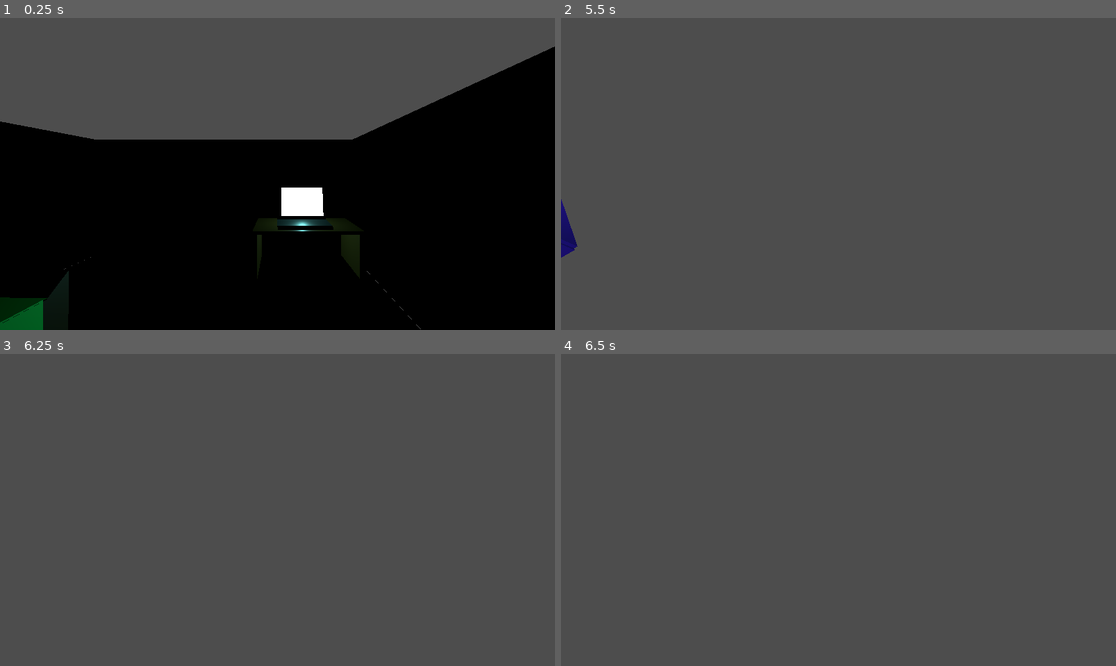
Above: before the commit, frames 1-4 (two rows, left to right).
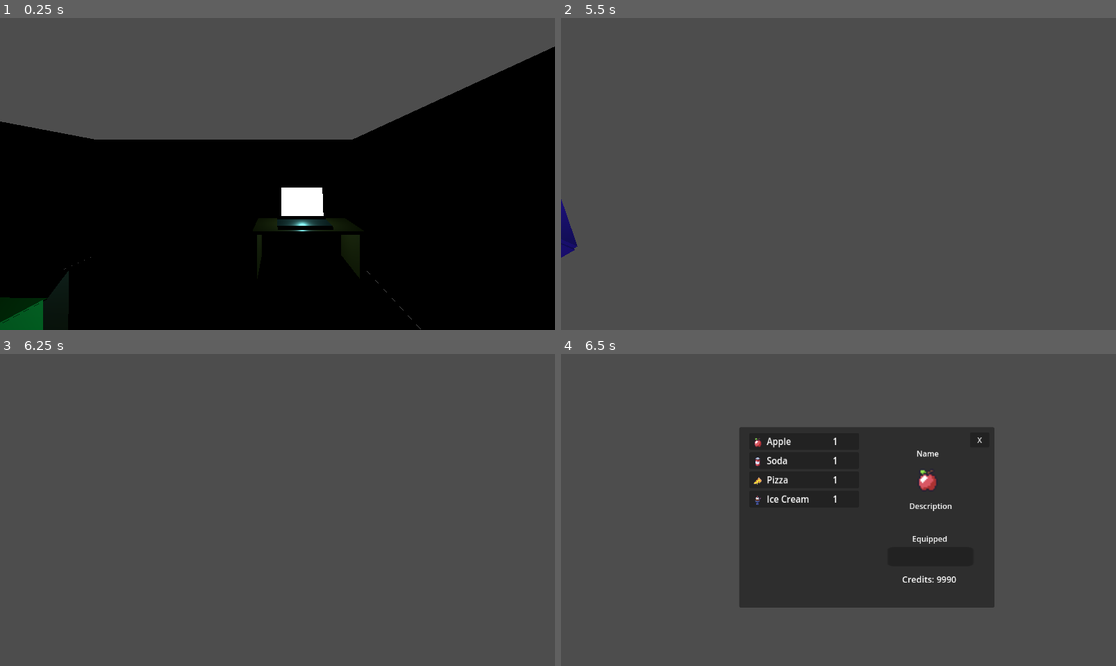
Above: after the commit, the same moments.

Repository: nsccs/bachelors-workshop-fall-2024
Game: Godot game, scene res://scenes/sewer_bedroom.tscn
Two runs of this game, one before a commit and one after it. Both use one fixed random seed, a clock stepped at 60 frames per second and the inputs below. This scene is started directly instead of the project's main scene.
Inputs (mouse positions are in pixels of both pictures, inside the frame that each line leads up to):
- Up to frame 1 (0.25 s): no input
- Up to frame 2 (5.5 s): tap Enter at 0.5, 5 s; move the mouse to (866, 174) at 0.52 s; press the mouse at (866, 174) at 0.53 s; hold W (move_forward) 0.53-2 s; tap Space (jump) at 0.77, 1.52, 4.25, 5.27 s; move the mouse to (810, 174) at 1.27 s; release the mouse at (810, 174) at 1.28 s; tap E (interact) at 1.35 s; click (810, 174) at 1.55 s; click "Buy" at 2 s; click ">" at 2.75 s; click "<" at 3.5 s; move the mouse to (894, 105) at 4.27 s; hold D (move_right) 4.28-5.03 s; hold Shift (sprint) 4.28-5.03 s; click (894, 105) at 4.55 s; move the mouse to (810, 236) at 5.02 s; hold W (move_forward) from 5.03 s (still down); click (810, 236) at 5.1 s
- Up to frame 3 (6.25 s): move the mouse to (444, 556) at 5.77 s; release W (move_forward) at 5.78 s; press the mouse at (444, 556) at 5.78 s; hold A (move_left) from 5.78 s (still down); tap Space (jump) at 6.02 s
- Up to frame 4 (6.5 s): keep holding A (move_left); tap I (inventory, bound only after the commit) at 6.4 s

Frames 1-3 are identical in both runs. In frame 4, 26% of the frame differs, in the area x 32-79%, y 23-82%.

Commit message:
Not fully functional yet but on the way there. I need to be finished with the project, so anyone feel free to take over!

Diff:
--- /dev/null
+++ b/bachelors-workshop-game/equipped_slot.gd
@@ -0,0 +1,11 @@
+extends Button
+
+
+# Called when the node enters the scene tree for the first time.
+func _ready() -> void:
+	pass # Replace with function body.
+
+
+# Called every frame. 'delta' is the elapsed time since the previous frame.
+func _process(delta: float) -> void:
+	pass
--- a/bachelors-workshop-game/project.godot
+++ b/bachelors-workshop-game/project.godot
@@ -70,3 +70,13 @@
 "events": [Object(InputEventMouseButton,"resource_local_to_scene":false,"resource_name":"","device":-1,"window_id":0,"a …(258 unchanged characters)…
 ]
 }
+inventory={
+"deadzone": 0.5,
+"events": [Object(InputEventKey,"resource_local_to_scene":false,"resource_name":"","device":-1,"window_id":0,"alt_pressed":false,"shift_pressed":false,"ctrl_pressed":false,"meta_pressed":false,"pressed":false,"keycode":0,"physical_keycode":73,"key_label":0,"unicode":105,"location":0,"echo":false,"script":null)
+]
+}
+left_click={
+"deadzone": 0.5,
+"events": [Object(InputEventMouseButton,"resource_local_to_scene":false,"resource_name":"","device":-1,"window_id":0,"alt_pressed":false,"shift_pressed":false,"ctrl_pressed":false,"meta_pressed":false,"button_mask":1,"position":Vector2(163, 10),"global_position":Vector2(172, 56),"factor":1.0,"button_index":1,"canceled":false,"pressed":true,"double_click":false,"script":null)
+]
+}
--- /dev/null
+++ b/bachelors-workshop-game/scenes/equipped_items.gd
@@ -0,0 +1,11 @@
+extends VBoxContainer
+
+
+# Called when the node enters the scene tree for the first time.
+func _ready() -> void:
+	pass # Replace with function body.
+
+
+# Called every frame. 'delta' is the elapsed time since the previous frame.
+func _process(delta: float) -> void:
+	pass
--- /dev/null
+++ b/bachelors-workshop-game/scenes/inventory.gd
@@ -0,0 +1,23 @@
+extends CanvasLayer
+
+
+# Called when the node enters the scene tree for the first time.
+func _ready() -> void:
+	pass
+
+
+
+# Called every frame. 'delta' is the elapsed time since the previous frame.
+func _process(delta: float) -> void:
+	pass
+
+
+func _on_exit_button_pressed() -> void:
+	$".".visible = false;
+	Input.set_mouse_mode(Input.MOUSE_MODE_HIDDEN)
+
+
+func _input(event):
+	if event.is_action_pressed("inventory"):
+		$".".visible = true;
+		Input.set_mouse_mode(Input.MOUSE_MODE_VISIBLE)
--- /dev/null
+++ b/bachelors-workshop-game/scenes/inventory.tscn
@@ -0,0 +1,93 @@
+[gd_scene load_steps=5 format=3 uid="uid://d0db30xd0noii"]
+
+[ext_resource type="Script" path="res://scenes/inventory.gd" id="1_r4jjy"]
+[ext_resource type="Script" path="res://scenes/gold.gd" id="2_02yh1"]
+[ext_resource type="Script" path="res://scenes/inventory_container.gd" id="2_bqocg"]
+[ext_resource type="Texture2D" uid="uid://csjo0xfxc0wx3" path="res://assets/sewer_bedroom/food/apple.png" id="3_paf0y"]
+
+[node name="Inventory" type="CanvasLayer"]
+script = ExtResource("1_r4jjy")
+
+[node name="Panel" type="Panel" parent="."]
+anchors_preset = 8
+anchor_left = 0.5
+anchor_top = 0.5
+anchor_right = 0.5
+anchor_bottom = 0.5
+offset_left = -206.0
+offset_top = -172.0
+offset_right = 206.0
+offset_bottom = 172.0
+grow_horizontal = 2
+grow_vertical = 2
+scale = Vector2(1.2859, 1.08953)
+size_flags_horizontal = 4
+size_flags_vertical = 4
+
+[node name="Main_Inventory" type="ScrollContainer" parent="Panel"]
+layout_mode = 0
+offset_left = 16.0
+offset_top = 11.0
+offset_right = 230.0
+offset_bottom = 285.0
+scale = Vector2(0.887395, 1.14603)
+
+[node name="InventoryContainer" type="VBoxContainer" parent="Panel/Main_Inventory"]
+custom_minimum_size = Vector2(200, 250)
+layout_mode = 2
+script = ExtResource("2_bqocg")
+
+[node name="Name_Label" type="Label" parent="."]
+offset_left = 738.0
+offset_top = 195.0
+offset_right = 785.0
+offset_bottom = 218.0
+text = "Name"
+
+[node name="Item_Icon" type="Sprite2D" parent="."]
+position = Vector2(761, 262)
+scale = Vector2(2.94224, 2.95431)
+texture = ExtResource("3_paf0y")
+
+[node name="Description_Label" type="Label" parent="."]
+offset_left = 723.0
+offset_top = 304.0
+offset_right = 812.0
+offset_bottom = 327.0
+text = "Description"
+
+[node name="Equipped_Label" type="Label" parent="."]
+offset_left = 729.0
+offset_top = 372.0
+offset_right = 802.0
+offset_bottom = 395.0
+text = "Equipped"
+
+[node name="ExitButton" type="Button" parent="."]
+offset_left = 849.0
+offset_top = 163.0
+offset_right = 889.0
+offset_bottom = 194.0
+text = "X"
+
+[node name="Equipped_Items" type="VBoxContainer" parent="."]
+offset_left = 678.0
+offset_top = 401.0
+offset_right = 718.0
+offset_bottom = 445.0
+scale = Vector2(4.44468, 1.99486)
+
+[node name="EquippedItem" type="Button" parent="Equipped_Items"]
+custom_minimum_size = Vector2(20, 20)
+layout_mode = 2
+
+[node name="credits" type="Label" parent="."]
+offset_left = 708.0
+offset_top = 455.0
+offset_right = 820.0
+offset_bottom = 494.0
+scale = Vector2(1.00192, 1)
+theme_override_font_sizes/font_size = 18
+script = ExtResource("2_02yh1")
+
+[connection signal="pressed" from="ExitButton" to="." method="_on_exit_button_pressed"]
--- /dev/null
+++ b/bachelors-workshop-game/scenes/inventory_container.gd
@@ -0,0 +1,41 @@
+extends VBoxContainer
+@onready var item = preload("res://scenes/slot.tscn")
+@onready var item_info = $ItemInfo  # Ensure this points to your `ItemInfo` box
+
+var inventorySize = GlobalItems.getInventorySize()
+
+# Called when the node enters the scene tree for the first time.
+func _ready() -> void:
+	#load slots
+		for i in range(inventorySize):
+			var itemTemp = item.instantiate();
+			add_child(itemTemp)
+			itemTemp.connect("gui_input", Callable(self, "_on_slot_gui_input"))
+
+
+		fillInventorySlots()
+
+
+func fillInventorySlots():
+	for i in range(inventorySize):
+		get_child(i).ItemName = ""
+		get_child(i).ItemDescription = ""
+		get_child(i).ItemCost = ""
+		get_child(i).ItemCount = 0
+		get_child(i).hasItem = true
+
+	#fills in inventory into slots
+	var keys = GlobalItems.inventory.keys()
+	for i in GlobalItems.inventory:
+		var item_data = GlobalItems.inventory[keys[i]]
+		var slot = get_child(i)
+		get_child(i).ItemName = item_data["Name"]
+		get_child(i).ItemDescription = item_data["Description"]
+		get_child(i).ItemCost = item_data["Cost"]
+		get_child(i).ItemCount = item_data["Count"]
+		get_child(i).get_node("icon").texture = item_data["icon"]
+		get_child(i).hasItem = true
+
+# Called every frame. 'delta' is the elapsed time since the previous frame.
+func _process(delta: float) -> void:
+	pass
--- /dev/null
+++ b/bachelors-workshop-game/scenes/inventory_container.tscn
@@ -0,0 +1,8 @@
+[gd_scene load_steps=2 format=3 uid="uid://bct6a3jnxtyh1"]
+
+[ext_resource type="Script" path="res://equipped_slot.gd" id="1_gh1w3"]
+
+[node name="EquippedSlot" type="Button"]
+offset_right = 8.0
+offset_bottom = 8.0
+script = ExtResource("1_gh1w3")
--- /dev/null
+++ b/bachelors-workshop-game/scenes/item_info.gd
@@ -0,0 +1,23 @@
+extends CanvasLayer
+
+var ItemName = ""
+var ItemDescription = ""
+var ItemCost = 0
+var ItemCount = 0
+
+# Called when the node enters the scene tree for the first time.
+func _ready() -> void:
+	pass # Replace with function body.
+
+
+# Called every frame. 'delta' is the elapsed time since the previous frame.
+func _process(delta: float) -> void:
+	pass
+
+
+func _on_exit_button_pressed() -> void:
+	pass # Replace with function body.
+
+
+func _on_use_equip_pressed() -> void:
+	pass # Replace with function body.
--- /dev/null
+++ b/bachelors-workshop-game/scenes/item_info.tscn
@@ -0,0 +1,64 @@
+[gd_scene load_steps=4 format=3 uid="uid://dswxxvyedb1dn"]
+
+[ext_resource type="Script" path="res://scenes/item_info.gd" id="1_pofkd"]
+[ext_resource type="Texture2D" uid="uid://csjo0xfxc0wx3" path="res://assets/sewer_bedroom/food/apple.png" id="3_g0lyx"]
+
+[sub_resource type="StyleBoxFlat" id="StyleBoxFlat_n4osc"]
+bg_color = Color(0.574672, 0.548079, 0.903775, 1)
+
+[node name="ItemInfo" type="CanvasLayer"]
+script = ExtResource("1_pofkd")
+
+[node name="Panel" type="Panel" parent="."]
+anchors_preset = 8
+anchor_left = 0.5
+anchor_top = 0.5
+anchor_right = 0.5
+anchor_bottom = 0.5
+offset_left = -206.0
+offset_top = -172.0
+offset_right = 206.0
+offset_bottom = 172.0
+grow_horizontal = 2
+grow_vertical = 2
+scale = Vector2(0.580373, 0.664719)
+size_flags_horizontal = 4
+size_flags_vertical = 4
+theme_override_styles/panel = SubResource("StyleBoxFlat_n4osc")
+
+[node name="Name_Label" type="Label" parent="."]
+offset_left = 465.0
+offset_top = 168.0
+offset_right = 512.0
+offset_bottom = 191.0
+text = "Name"
+
+[node name="Description_Label" type="Label" parent="."]
+offset_left = 451.0
+offset_top = 278.0
+offset_right = 540.0
+offset_bottom = 301.0
+text = "Description"
+
+[node name="ExitButton" type="Button" parent="."]
+offset_left = 527.0
+offset_top = 328.0
+offset_right = 567.0
+offset_bottom = 359.0
+text = "Close"
+
+[node name="icon" type="Sprite2D" parent="."]
+position = Vector2(492, 230)
+scale = Vector2(3, 3)
+texture = ExtResource("3_g0lyx")
+
+[node name="UseEquip" type="Button" parent="."]
+custom_minimum_size = Vector2(75, 30)
+offset_left = 401.0
+offset_top = 329.0
+offset_right = 488.0
+offset_bottom = 360.0
+text = "Use/Equip"
+
+[connection signal="pressed" from="ExitButton" to="." method="_on_exit_button_pressed"]
+[connection signal="pressed" from="UseEquip" to="." method="_on_use_equip_pressed"]
--- a/bachelors-workshop-game/scenes/sewer_bedroom.tscn
+++ b/bachelors-workshop-game/scenes/sewer_bedroom.tscn
@@ -8,6 +8,7 @@
 [ext_resource type="PackedScene" uid="uid://c5l6coy47vio5" path="res://assets/sewer_bedroom/computer.glb" id="6_xnstx"]
 [ext_resource type="Script" path="res://assets/sewer_bedroom/computer.gd" id="7_ybwoy"]
 [ext_resource type="PackedScene" uid="uid://bwc55n76ow5e2" path="res://scenes/shop.tscn" id="8_cs6fi"]
+[ext_resource type="PackedScene" uid="uid://d0db30xd0noii" path="res://scenes/inventory.tscn" id="9_rp7ug"]
 
 [sub_resource type="BoxShape3D" id="BoxShape3D_vhp3y"]
 size = Vector3(1, 1, 1.76503)
@@ -124,5 +125,8 @@
 transform = Transform3D(1, 0, 0, 0, 1, 0, 0, 0, 1, 0.904508, 1.01734, 1.34331)
 collision_mask = 6
 
+[node name="Inventory" parent="PlayerCharacter" instance=ExtResource("9_rp7ug")]
+visible = false
+
 [connection signal="body_entered" from="computer/ShopArea" to="computer" method="_on_shop_area_body_entered"]
 [connection signal="body_exited" from="computer/ShopArea" to="computer" method="_on_shop_area_body_exited"]
--- a/bachelors-workshop-game/scenes/shop.gd
+++ b/bachelors-workshop-game/scenes/shop.gd
@@ -51,5 +51,3 @@
 			GlobalItems.inventory[GlobalItems.inventory.size()] = tempDict
 		GlobalItems.credits -= item_cost
 		GlobalItems.save_inventory()
-
-	print(GlobalItems.inventory)
--- /dev/null
+++ b/bachelors-workshop-game/scenes/slot.gd
@@ -0,0 +1,56 @@
+extends Panel
+
+var ItemName = ""
+var ItemDescription = ""
+var ItemCost = 0
+var ItemCount = 0
+var hasItem = false
+var mouseEntered = false
+
+# Called when the node enters the scene tree for the first time.
+func _ready() -> void:
+	pass
+
+
+# Called every frame. 'delta' is the elapsed time since the previous frame.
+func _process(delta: float) -> void:
+	if hasItem == true:
+		get_node("icon").show()
+		get_node("item_name").text = ItemName
+		get_node("item_count").text =  str(ItemCount)
+
+	else:
+		get_node("icon").hide()
+		get_node("item_name").text = ""
+		get_node("item_count").text = ""
+
+
+func _on_mouse_entered() -> void:
+	if hasItem:
+		mouseEntered = true
+
+
+
+func _on_mouse_exited() -> void:
+	mouseEntered = false
+
+
+func _input(event):
+	if event.is_action_pressed("left_click"):
+		if mouseEntered:
+			$ItemInfo.visible = true
+			get_node("../../ItemInfo/icon").texture =  get_node("icon").texture
+			get_node("../../ItemInfo/").ItemName =  ItemName
+			get_node("../../ItemInfo/").ItemDescription =  ItemDescription
+			get_node("../../ItemInfo/").ItemCost =  ItemCost
+			get_node("../../ItemInfo/").ItemCount =  ItemCount
+
+func _on_slot_gui_input(event: InputEvent):
+	if event is InputEventMouseButton and event.button_index == MOUSE_BUTTON_LEFT and event.pressed:
+		if hasItem:
+			$ItemInfo.visible = true
+			$ItemInfo.get_node("icon").texture = get_node("icon").textur
+			$ItemInfo.get_node("item_name").text = ItemName
+			$ItemInfo.get_node("item_description").text = ItemDescription
+			$ItemInfo.get_node("item_cost").text = str(ItemCost)
+			$ItemInfo.get_node("item_count").text = str(ItemCount)
--- /dev/null
+++ b/bachelors-workshop-game/scenes/slot.tscn
@@ -0,0 +1,50 @@
+[gd_scene load_steps=4 format=3 uid="uid://bhyk665odh3nd"]
+
+[ext_resource type="Script" path="res://scenes/slot.gd" id="1_ip141"]
+[ext_resource type="Texture2D" uid="uid://bqbrm20yeysds" path="res://assets/sewer_bedroom/food/pizza.png" id="1_ynhyd"]
+[ext_resource type="PackedScene" uid="uid://dswxxvyedb1dn" path="res://scenes/item_info.tscn" id="3_vedey"]
+
+[node name="Slot" type="Panel"]
+custom_minimum_size = Vector2(200, 28)
+offset_right = 40.0
+offset_bottom = 40.0
+script = ExtResource("1_ip141")
+
+[node name="icon" type="Sprite2D" parent="."]
+position = Vector2(16, 16)
+texture = ExtResource("1_ynhyd")
+
+[node name="item_name" type="Label" parent="."]
+custom_minimum_size = Vector2(100, 24)
+layout_mode = 1
+anchors_preset = 8
+anchor_left = 0.5
+anchor_top = 0.5
+anchor_right = 0.5
+anchor_bottom = 0.5
+offset_left = -68.0
+offset_top = -12.0
+offset_right = 32.0
+offset_bottom = 12.0
+grow_horizontal = 2
+grow_vertical = 2
+
+[node name="item_count" type="Label" parent="."]
+layout_mode = 1
+anchors_preset = 6
+anchor_left = 1.0
+anchor_top = 0.5
+anchor_right = 1.0
+anchor_bottom = 0.5
+offset_left = -48.0
+offset_top = -12.0
+offset_right = -8.0
+offset_bottom = 11.0
+grow_horizontal = 0
+grow_vertical = 2
+
+[node name="ItemInfo" parent="." instance=ExtResource("3_vedey")]
+visible = false
+
+[connection signal="mouse_entered" from="." to="." method="_on_mouse_entered"]
+[connection signal="mouse_exited" from="." to="." method="_on_mouse_exited"]
--- a/bachelors-workshop-game/scripts/global_items.gd
+++ b/bachelors-workshop-game/scripts/global_items.gd
@@ -37,14 +37,63 @@
 	}
 }
 
+#inventory
 var inventory = {
+	0: {
+		"Name" : "Apple",
+		"Description" : "This is an apple.",
+		"Cost" : 50,
+		"icon" : preload("res://assets/sewer_bedroom/food/apple.png"),
+		"Count" : 1
+	},
+	1: {
+		"Name" : "Soda",
+		"Description" : "This is soda.",
+		"Cost" : 100,
+		"icon" : preload("res://assets/sewer_bedroom/food/soda.png"),
+		"Count" : 1
+	},
+	2: {
+		"Name" : "Pizza",
+		"Description" : "This is pizza.",
+		"Cost" : 500,
+		"icon" : preload("res://assets/sewer_bedroom/food/pizza.png"),
+		"Count" : 1
+	},
+	3: {
+		"Name" : "Ice Cream",
+		"Description" : "This is ice cream.",
+		"Cost" : 1000,
+		"icon" : preload("res://assets/sewer_bedroom/food/icecream.png"),
+		"Count" : 1
+	}
 }
+var equipped_items = {0: null}
 
+func getInventorySize() -> int:
+	return inventory.size()
+
+func instantiate(item_id: int, slot_scene: PackedScene) -> Node:
+	if inventory.has(item_id):
+		var slot_instance = slot_scene.instantiate()
+		var item_data = inventory[item_id]
+
+		# Populate slot properties with item data
+		slot_instance.ItemName = item_data["Name"]
+		slot_instance.ItemDescription = item_data["Description"]
+		slot_instance.ItemCost = item_data["Cost"]
+		slot_instance.ItemCount = item_data["Count"]
+		slot_instance.get_node("Icon").texture = load(item_data["Icon"])
+		slot_instance.has_item = true
+
+		return slot_instance
+	return null
+
+
+# Save the inventory to a file
 # Path for the save file
 const SAVE_PATH = "user://inventory_save.json"
 
-
-# Save the inventory to a file
 # Got a lot of help from ChatGPT for this since I failed at saving something before - Sandra
 func save_inventory():
 	var file = FileAccess.open(SAVE_PATH, FileAccess.WRITE) #opens the file at the save path
Not shown: 1 places in bachelors-workshop-game/scenes/sewer_bedroom.tscn that only renumber resources
